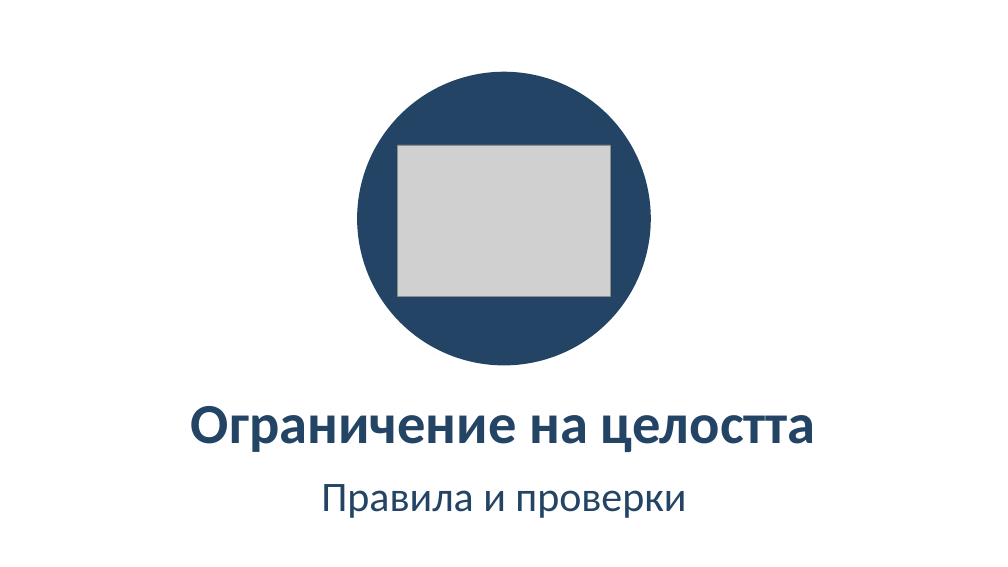
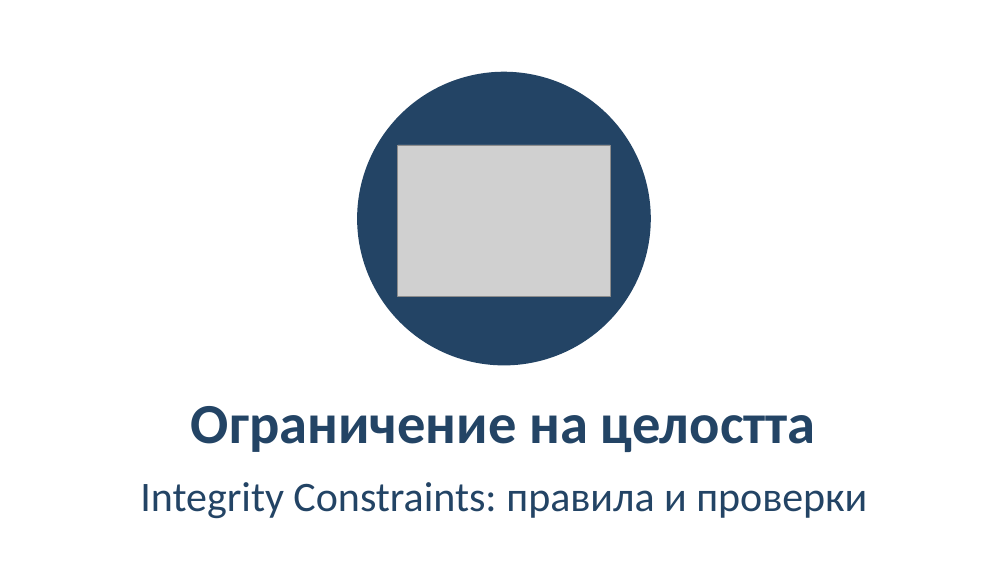
Before and after one commit to BG-IT-Edu/School-Programming, a slide deck: slide 10 of Courses/Software-Sciences/Module-3-Databases-New/07-Relationships-and-ER-Diagrams/07-Relationships-ER-Diagrams.pptx (slide 9 before the commit). Drawn at 1008x567 pixels with LibreOffice and Linux fonts; fonts in the diff are those of the drawing; grey boxes stand for pictures. Boxes give left, top, right and bottom in pixels: in the first picture for what was removed or moved away, otherwise in the second. Text is boxed around its words. In the diff, an @@ line names an element or a change of style, - is before the commit and + after.

```diff
--- a/Courses/Software-Sciences/Module-3-Databases-New/07-Relationships-and-ER-Diagrams/07-Relationships-ER-Diagrams.pptx
+++ b/Courses/Software-Sciences/Module-3-Databases-New/07-Relationships-and-ER-Diagrams/07-Relationships-ER-Diagrams.pptx
@@ subtitle at bbox=[140, 482, 867, 519]: text changed @@
-Правила и проверки
+Integrity Constraints: правила и проверки
```
Also in this commit, not shown: 12 other slides changed, 3 slides added, 10 other files.
